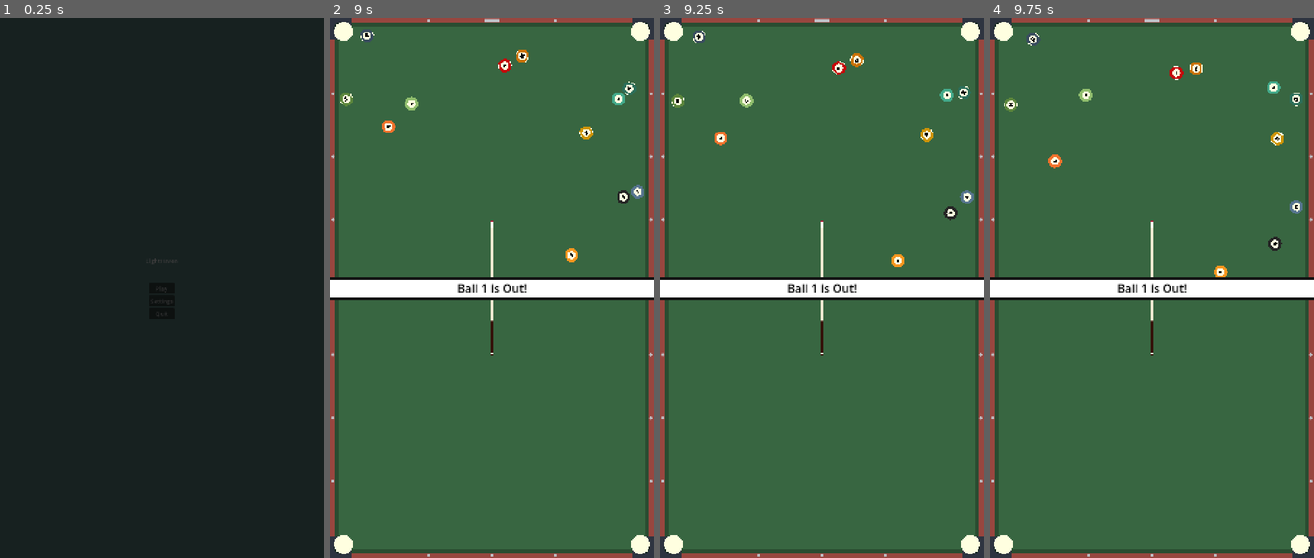
Above: before the commit, frames 1-4 (left to right).
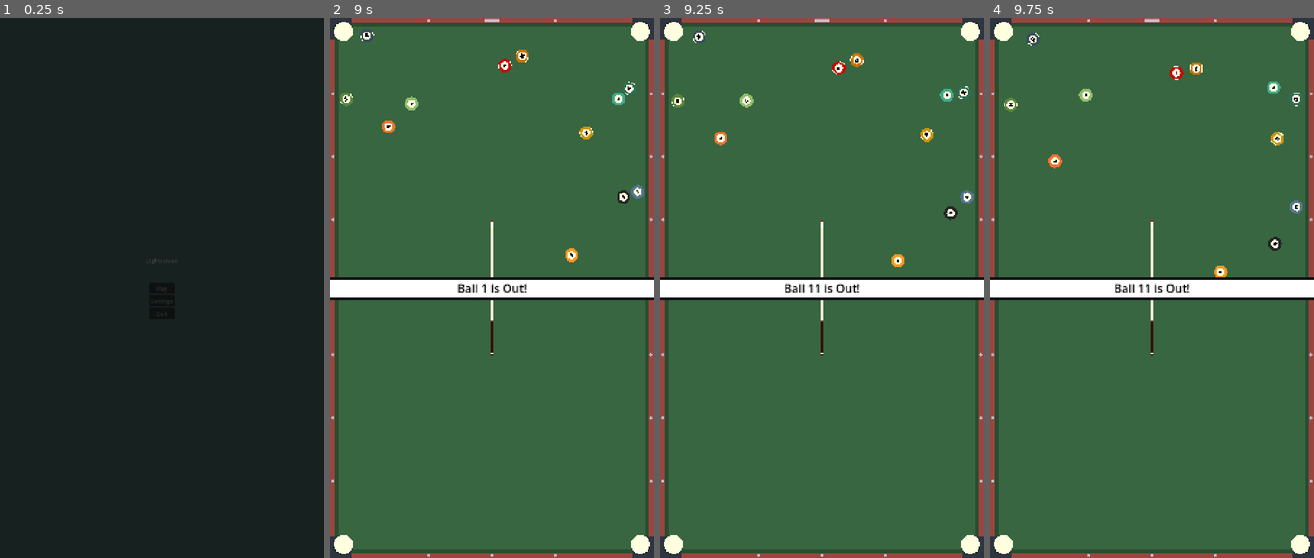
Above: after the commit, the same moments.

Repository: Yukeey07/EightHaven
Game: Godot game, scene res://assets/scenes/main_menu.tscn
The game is run twice, just before and just after one commit, with the same random seed, the same clock (stepped at 60 frames per second) and the same inputs.
Inputs (mouse positions are in pixels of both pictures, inside the frame that each line leads up to):
- Up to frame 1 (0.25 s): no input
- Up to frame 2 (9 s): click "Play" at 0.5 s; click "Play" at 1.25 s; click "Play" at 2 s; move the mouse to (563, 261) at 2.77 s; click (563, 261) at 2.92 s; tap Enter at 3.5 s; drag from (427, 315) to (641, 34) at 3.52 s; move the mouse to (524, 169) at 4.27 s; click (524, 169) at 4.42 s; drag from (475, 396) to (342, 34) at 5.02 s; move the mouse to (589, 369) at 5.77 s; click (589, 369) at 5.92 s; drag from (394, 207) to (641, 541) at 6.52 s; move the mouse to (508, 288) at 7.27 s; click (508, 288) at 7.42 s; drag from (443, 153) to (342, 541) at 8.02 s; move the mouse to (563, 261) at 8.77 s; click (563, 261) at 8.92 s
- Up to frame 3 (9.25 s): no input
- Up to frame 4 (9.75 s): drag from (1087, 315) to (1301, 288) at 9.52 s

Frames 1-2 are identical in both runs. In frame 3, 0.3% of the frame differs, in the area x 38-62%, y 49-51%; in frame 4, 0.3%.

Commit message:
timer

Diff:
--- a/assets/scripts/MainMenu.gd
+++ b/assets/scripts/MainMenu.gd
@@ -21,6 +21,7 @@
 	$FadeTransition/Timer.start()
 	$FadeTransition/AnimationPlayer.play("Fade_in")
 	await get_tree().create_timer(1.0).timeout
+	Globals.gameTimer.start()
 
 
 func _on_settings_pressed() -> void:
--- a/assets/scripts/globals.gd
+++ b/assets/scripts/globals.gd
@@ -2,6 +2,8 @@
 
 var allBalls = []
 var allPockets = []
+
+var gameTimer : Timer = Timer.new()
 
 # Called when the node enters the scene tree for the first time.
 func _ready() -> void:
--- a/assets/scripts/interaction_field.gd
+++ b/assets/scripts/interaction_field.gd
@@ -22,10 +22,14 @@
 func _on_body_entered(body: Node2D) -> void:
 	if body.is_in_group("gameBall"):
 		if is_pocket:
+			if Globals.allBalls.size() < 1:
+				Globals.gameTimer.stop()
 			$CanvasLayer/PocketHitBanner/Label.text = "Ball " + str(body.number) + " is Out!"
+			var ball_index = Globals.allBalls.find(body)
+			Globals.allBalls.remove_at(ball_index)
 			body.queue_free()
 			$CanvasLayer/PocketHitBanner.show()
-			await get_tree().create_timer(5.0).timeout
+			await get_tree().create_timer(2.5).timeout
 			$CanvasLayer/PocketHitBanner.hide()
 			pass
 		pass
